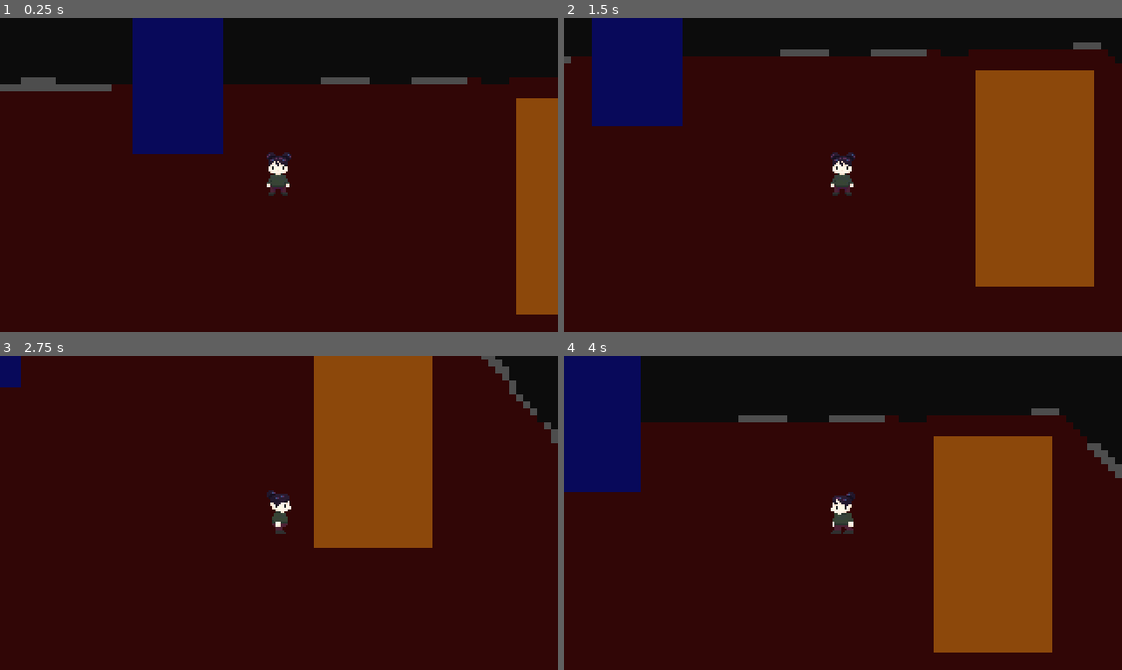
Above: before the commit, frames 1-4 (two rows, left to right).
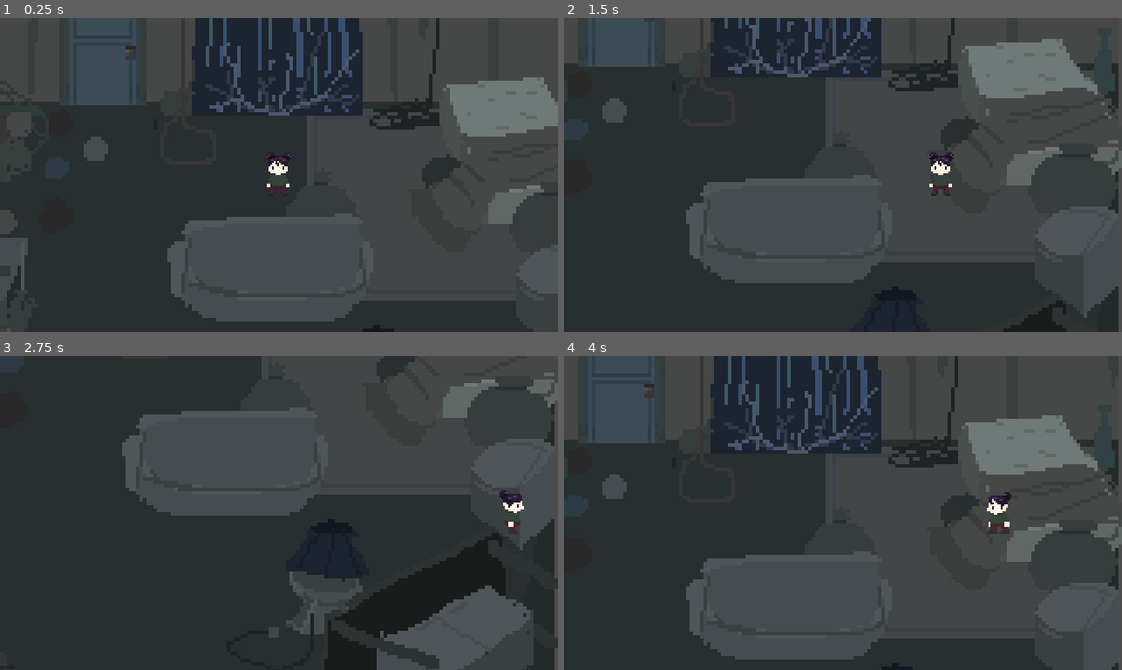
Above: after the commit, the same moments.

Repository: rORrEtboLt/brack
Game: Godot game, scene res://scenes/Level1.tscn
Same seed, same stepped clock (60 frames per second), same inputs: the game is played once before the commit and once after it.
Inputs:
- Up to frame 1 (0.25 s): no input
- Up to frame 2 (1.5 s): tap Enter at 0.5 s; hold D (move_right) 0.53-1.28 s; hold S (move_down) from 1.28 s (still down)
- Up to frame 3 (2.75 s): release S (move_down) at 2.03 s; hold D (move_right) from 2.03 s (still down)
- Up to frame 4 (4 s): release D (move_right) at 2.78 s; hold W (move_up) 2.78-3.53 s; hold A (move_left) from 3.53 s (still down)

The runs differ from the first frame. In frame 1, 99% of the frame differs, in the area x 0-100%, y 0-100%; in frame 2, 100%; in frame 3, 100%; in frame 4, 100%.

Commit message:
Level1: [ Added all level 1 assets room is 2x big ]

Diff:
--- a/scenes/Level1.tscn
+++ b/scenes/Level1.tscn
@@ -1,62 +1,60 @@
 [gd_scene format=3 uid="uid://vbwd377fstdm"]
 
-[ext_resource type="Texture2D" uid="uid://ol047oqn6jl0" path="res://art/level1_room.png" id="1_bwv4p"]
+[ext_resource type="Texture2D" uid="uid://c7kwhvwcmr4mw" path="res://art/Level 1 Floor.png" id="1_lrl65"]
+[ext_resource type="Texture2D" uid="uid://pxb1sacki0qe" path="res://art/Level1Objects.png" id="2_76388"]
 [ext_resource type="PackedScene" uid="uid://cnlxntpffo73" path="res://scenes/player.tscn" id="2_odhdn"]
 [ext_resource type="AudioStream" uid="uid://lunuanjo10kl" path="res://audio/backgroundmusic.mp3" id="3_odhdn"]
 
 [sub_resource type="RectangleShape2D" id="RectangleShape2D_hh0s2"]
-size = Vector2(146.25, 20)
+size = Vector2(81.28125, 20)
 
 [sub_resource type="RectangleShape2D" id="RectangleShape2D_jqbj0"]
-size = Vector2(244, 20)
-
-[sub_resource type="RectangleShape2D" id="RectangleShape2D_vgao0"]
-size = Vector2(177.36218, 20)
+size = Vector2(265, 20)
 
 [sub_resource type="RectangleShape2D" id="RectangleShape2D_6erf0"]
-size = Vector2(566, 20)
+size = Vector2(410.5, 20)
 
 [sub_resource type="RectangleShape2D" id="RectangleShape2D_hm75v"]
-size = Vector2(20, 97)
+size = Vector2(19.5, 406.75)
 
 [sub_resource type="RectangleShape2D" id="RectangleShape2D_oa15u"]
-size = Vector2(20, 196)
+size = Vector2(23, 402.75)
 
 [node name="Level1" type="Node2D" unique_id=466022493]
 
-[node name="Room" type="Sprite2D" parent="." unique_id=714019028]
-scale = Vector2(4, 4)
-texture = ExtResource("1_bwv4p")
+[node name="RoomFloor" type="Sprite2D" parent="." unique_id=818728584]
+scale = Vector2(2, 2)
+texture = ExtResource("1_lrl65")
+centered = false
+
+[node name="RoomObjects" type="Sprite2D" parent="." unique_id=548180133]
+scale = Vector2(2, 2)
+texture = ExtResource("2_76388")
 centered = false
 
 [node name="Player" parent="." unique_id=1419819960 instance=ExtResource("2_odhdn")]
-position = Vector2(200, 100)
+position = Vector2(200, 170)
 
 [node name="Walls" type="StaticBody2D" parent="." unique_id=1996579641]
 
 [node name="WallTopLeft" type="CollisionShape2D" parent="Walls" unique_id=765823031]
-position = Vector2(42.875, 38)
+position = Vector2(37.359375, 114)
 shape = SubResource("RectangleShape2D_hh0s2")
 
 [node name="WallTopRight" type="CollisionShape2D" parent="Walls" unique_id=1114116704]
-position = Vector2(290, 36)
+position = Vector2(256.5, 118)
 shape = SubResource("RectangleShape2D_jqbj0")
 
-[node name="WallRight" type="CollisionShape2D" parent="Walls" unique_id=2135608648]
-position = Vector2(472, 99.99999)
-rotation = -2.3282695
-shape = SubResource("RectangleShape2D_vgao0")
-
 [node name="WallBottom" type="CollisionShape2D" parent="Walls" unique_id=920276423]
-position = Vector2(251, 257)
+position = Vector2(199.75, 394)
 shape = SubResource("RectangleShape2D_6erf0")
 
 [node name="WallRightBottom" type="CollisionShape2D" parent="Walls" unique_id=2122243430]
-position = Vector2(518, 202.5)
+position = Vector2(393, 192.625)
 shape = SubResource("RectangleShape2D_hm75v")
 
 [node name="WallLeft" type="CollisionShape2D" parent="Walls" unique_id=751185796]
-position = Vector2(-10, 145)
+position = Vector2(-12, 202.625)
 shape = SubResource("RectangleShape2D_oa15u")
 
 [node name="BackgroundMusic" type="AudioStreamPlayer" parent="." unique_id=993548605]
--- a/scenes/player.tscn
+++ b/scenes/player.tscn
@@ -176,5 +176,5 @@
 zoom = Vector2(2, 2)
 limit_left = 0
 limit_top = 0
-limit_right = 512
-limit_bottom = 256
+limit_right = 386
+limit_bottom = 386
--- a/scripts/player.gd
+++ b/scripts/player.gd
@@ -1,7 +1,7 @@
 extends CharacterBody2D
 
 
-const SPEED = 80.0
+const SPEED = 110.0
 
 @onready var PlayerAnimation = $AnimatedSprite2D
 var facing = "down"
Binary file added: art/Level 1 Floor.png
Not shown, added: art/Level 1 Floor.png.import
Binary file added: art/Level1Objects.png
Not shown, added: art/Level1Objects.png.import
Binary file added: art/RealmsTileset.png
Not shown, added: art/RealmsTileset.png.import
Binary file added: art/enemy1.png
Not shown, added: art/enemy1.png.import
